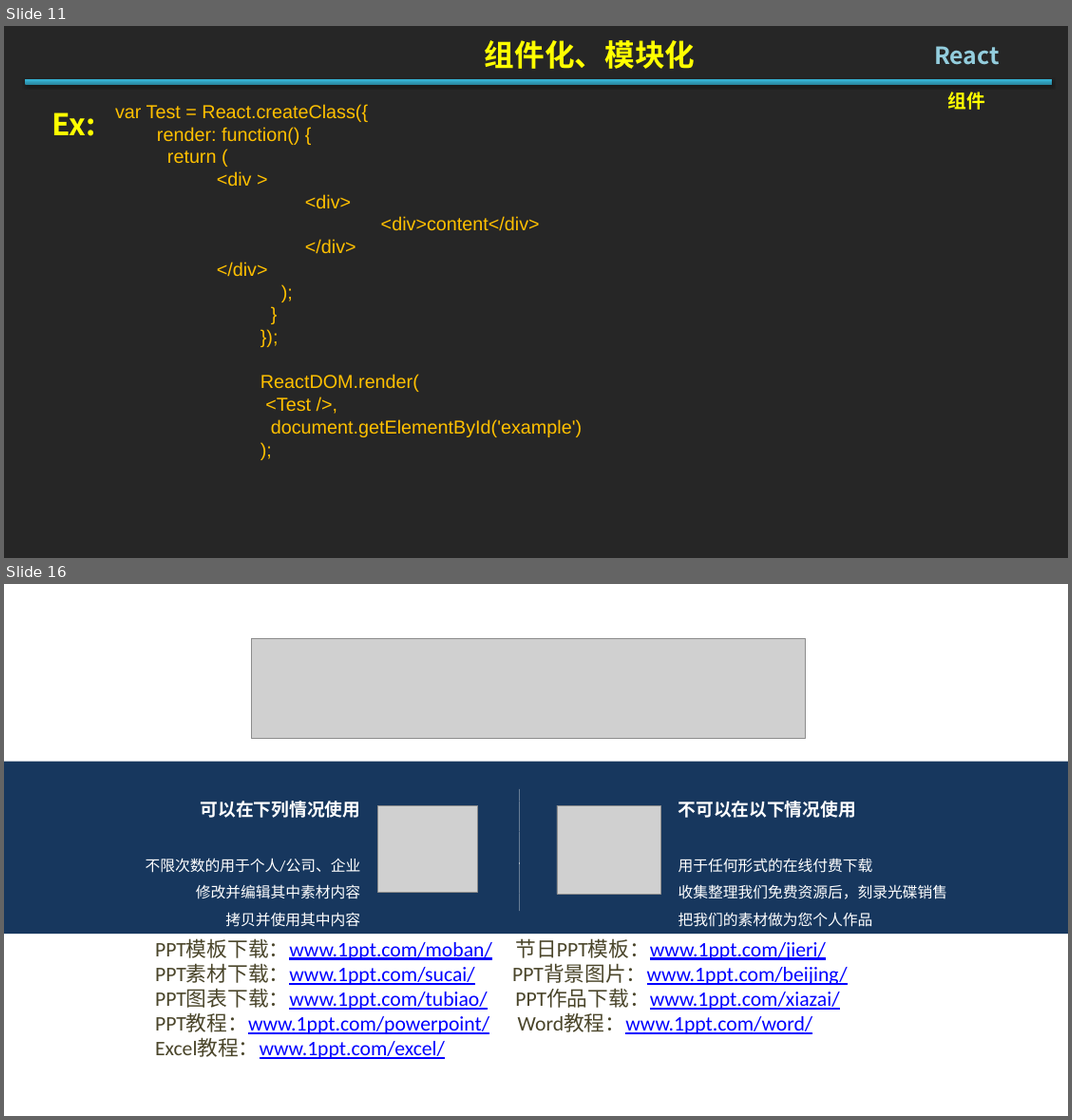
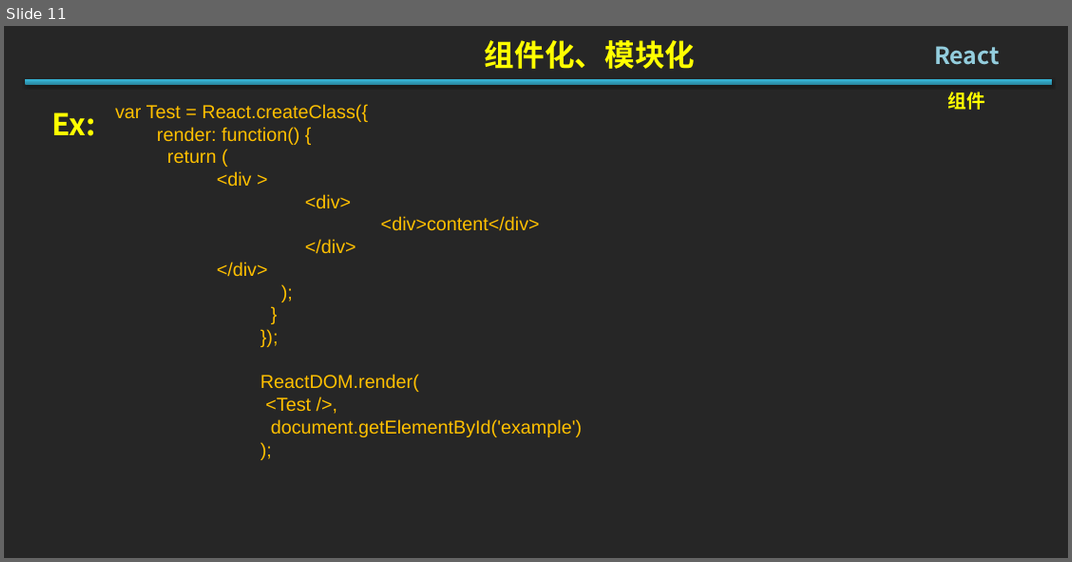
Before and after one commit to Jiepeixuan/Share, a slide deck: React/React.pptx. Shown one above the other, each under a label of ours: slides 11 and 16 before the commit, slide 11 after it; the slides between them are not shown. The pictures are 1072x1120 and 1072x562 pixels, drawn with LibreOffice and Linux fonts; fonts in the diff are those of the drawing; grey boxes stand for pictures. Boxes give left, top, right and bottom in pixels: in the first picture for what was removed or moved away, otherwise in the second. Text is boxed around its words. In the diff, an @@ line names an element or a change of style, - is before the commit and + after.

Commit message:
the end
the end

```diff
--- a/React/React.pptx
+++ b/React/React.pptx
@@ slide 16 removed at [4, 584, 1068, 1116], background #FFFFFF @@
@@ picture removed at [251, 638, 805, 738] @@
@@ rectangle removed at [4, 761, 1068, 934] @@
@@ text removed at [146, 801, 361, 927] @@
-可以在下列情况使用
-不限次数的用于个人/公司、企业
-修改并编辑其中素材内容
-拷贝并使用其中内容
@@ picture removed at [378, 805, 478, 892] @@
@@ line removed from (520, 789) to (520, 911) @@
@@ picture removed at [557, 805, 660, 894] @@
@@ text removed at [678, 801, 948, 927] @@
-不可以在以下情况使用
-用于任何形式的在线付费下载
-收集整理我们免费资源后，刻录光碟销售
-把我们的素材做为您个人作品
@@ text removed at [155, 938, 848, 1059] @@
-PPT模板下载：www.1ppt.com/moban/ 节日PPT模板：www.1ppt.com/jieri/
-PPT素材下载：www.1ppt.com/sucai/ PPT背景图片：www.1ppt.com/beijing/
-PPT图表下载：www.1ppt.com/tubiao/ PPT作品下载：www.1ppt.com/xiazai/
-PPT教程：www.1ppt.com/powerpoint/ Word教程：www.1ppt.com/word/
-Excel教程：www.1ppt.com/excel/
```
Also in this commit, not shown: 1 slide changed, 3 slides added, 4 other slides removed.
